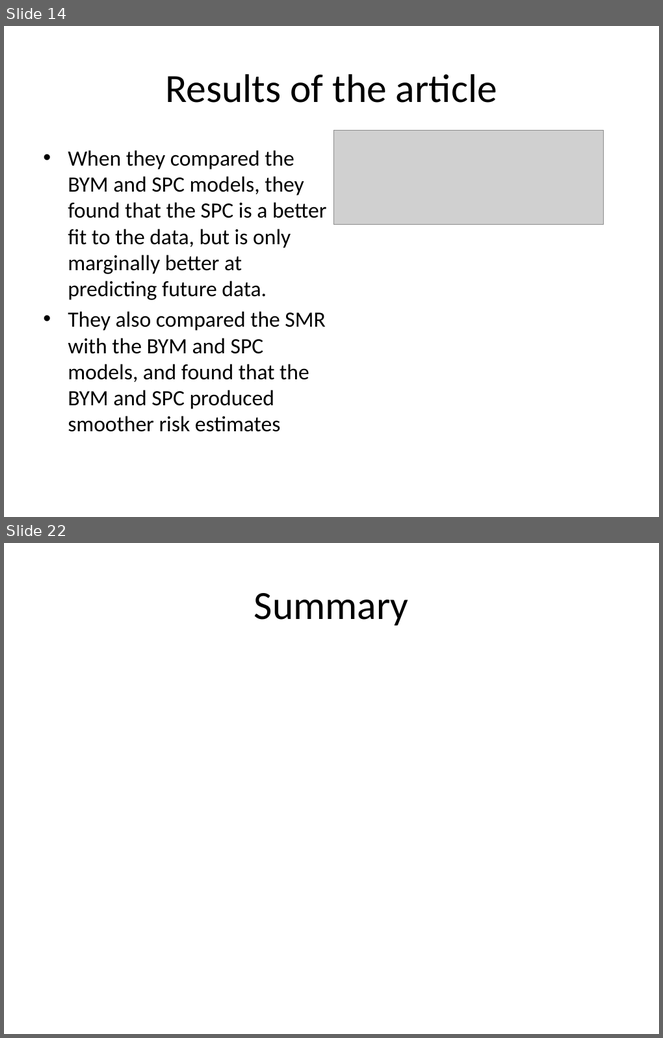
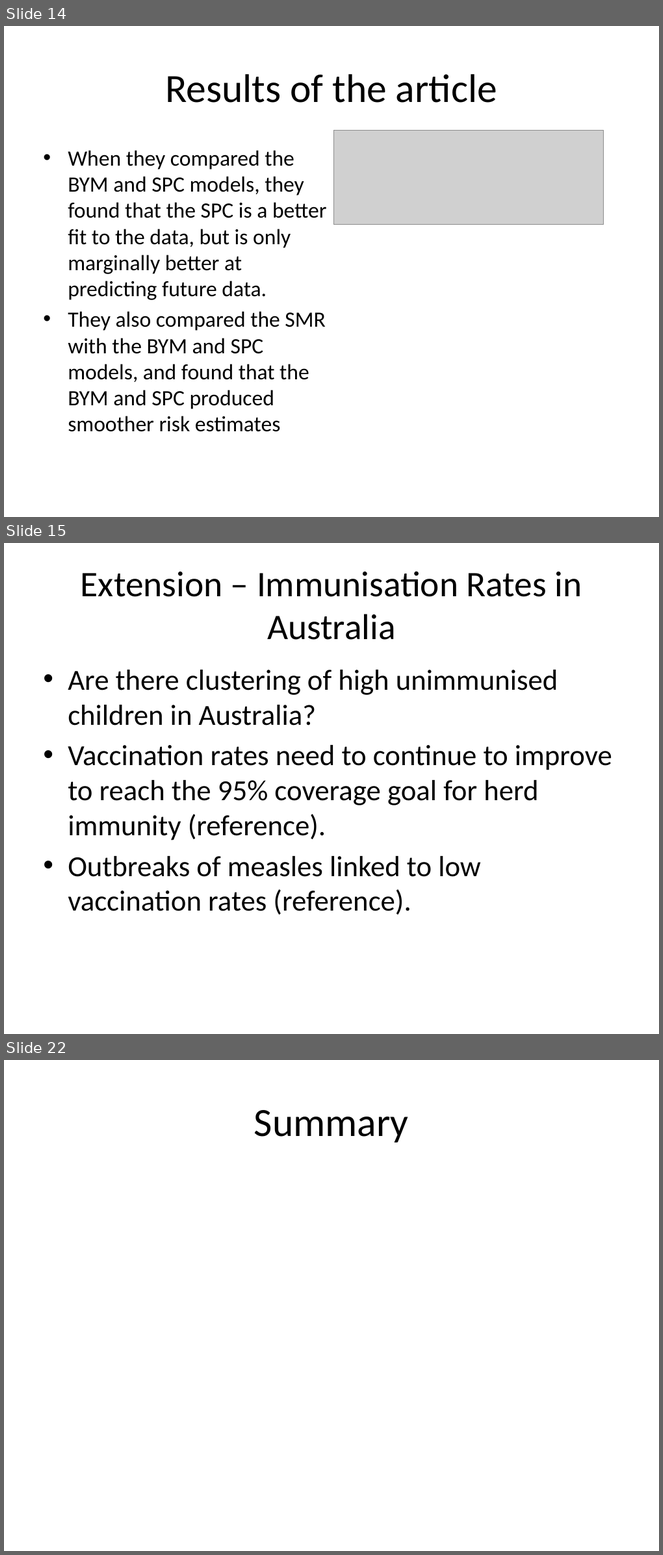
Before and after one commit to mertz2001/stat-inference, a slide deck: STAT3013 Project draft2.pptx. Shown one above the other, each under a label of ours: slides 14 and 22 before the commit, slides 14, 15 and 22 after it; the slides between them are not shown. The pictures are 663x1038 and 663x1555 pixels, drawn with LibreOffice and Linux fonts; fonts in the diff are those of the drawing; grey boxes stand for pictures. Boxes give left, top, right and bottom in pixels: in the first picture for what was removed or moved away, otherwise in the second. Text is boxed around its words. In the diff, an @@ line names an element or a change of style, - is before the commit and + after.

Commit message:
Making extension presentation

```diff
--- a/STAT3013 Project draft2.pptx
+++ b/STAT3013 Project draft2.pptx
@@ slide 15 added at (4, 543, 659, 1034), background #FFFFFF @@
@@ title added at (81, 571, 582, 640), 39.6 pt, text #000000 @@
+Extension – Immunisation Rates in Australia
@@ text added at (68, 670, 612, 915), 32 pt, text #000000 @@
+• Are there clustering of high unimmunised children in Australia?
+• Vaccination rates need to continue to improve to reach the 95% coverage goal for herd immunity (reference).
+• Outbreaks of measles linked to low vaccination rates (reference).
```
Also in this commit, not shown: 1 slide changed, 7 other slides added, 6 slides removed, 11 other files.
